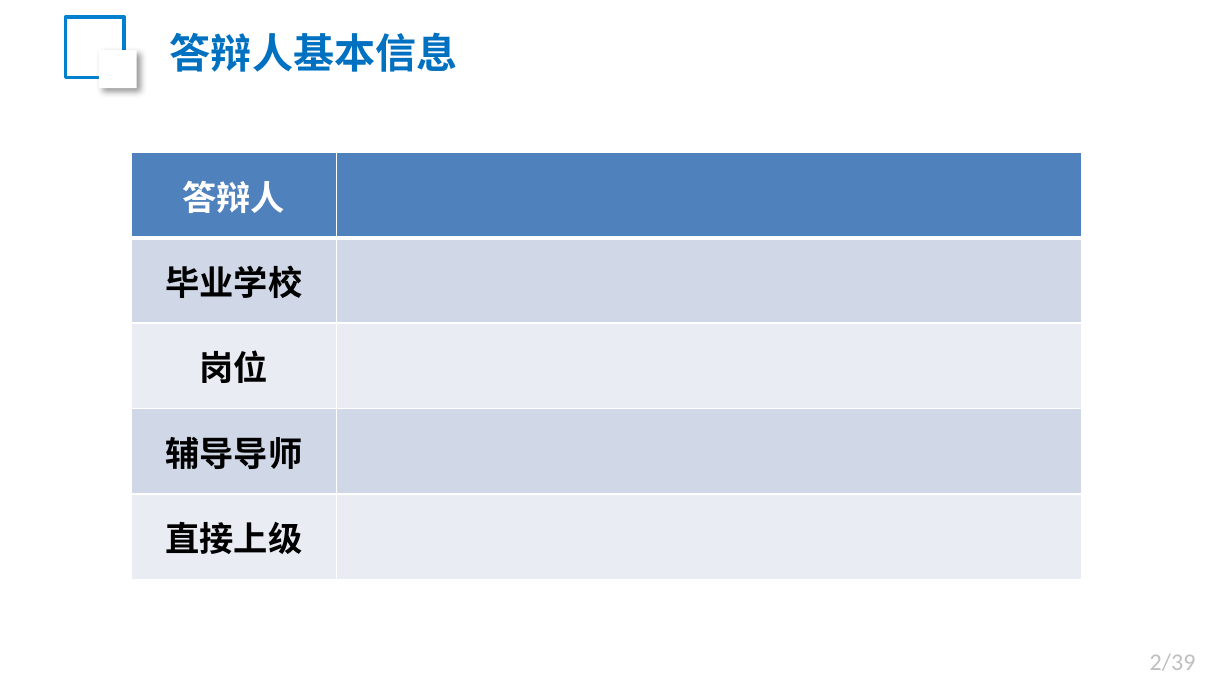
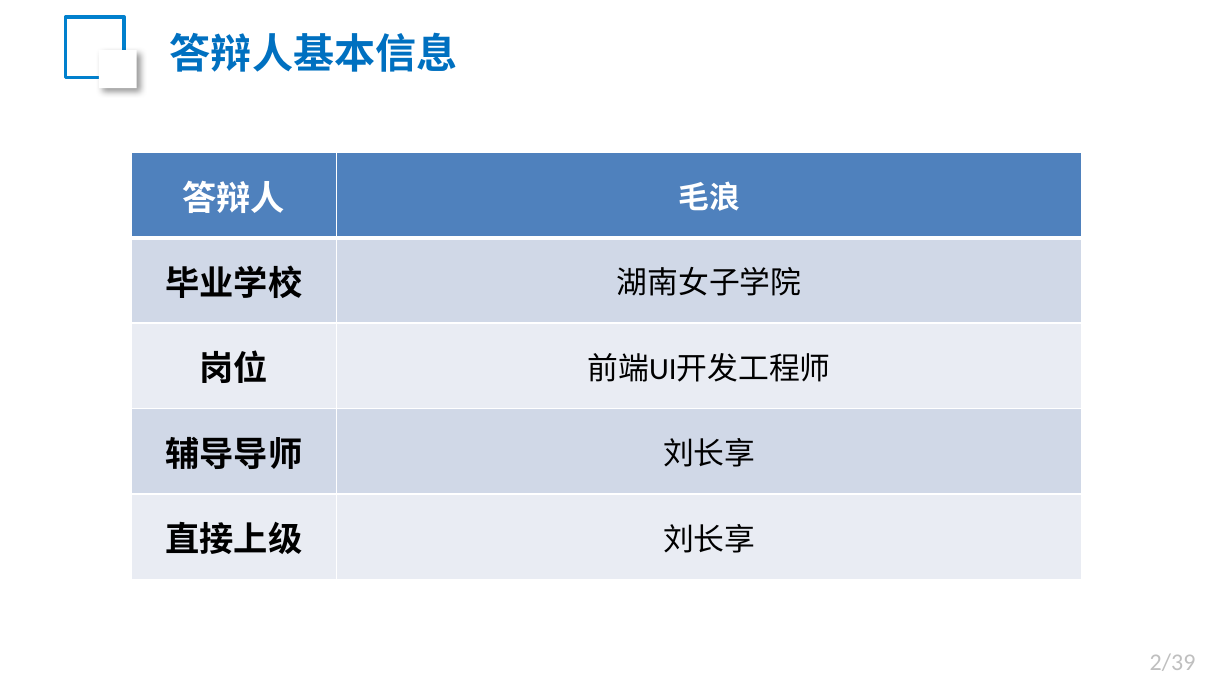
Before and after one commit to MaoLanghahaha/personal_notes, a slide deck: slide 2 of 2021校招新员工转正答辩模板.pptx. Drawn at 1232x693 pixels with LibreOffice and Linux fonts; fonts in the diff are those of the drawing; background and template pictures are left out. Boxes give left, top, right and bottom in pixels: in the first picture for what was removed or moved away, otherwise in the second. Text is boxed around its words. In the diff, an @@ line names an element or a change of style, - is before the commit and + after.

```diff
--- a/2021校招新员工转正答辩模板.pptx
+++ b/2021校招新员工转正答辩模板.pptx
@@ table at (131, 153, 1082, 579) @@
-row 1, column 2: 
+row 1, column 2: 毛浪
-row 2, column 2: 
+row 2, column 2: 湖南女子学院
-row 3, column 2: 
+row 3, column 2: 前端UI开发工程师
-row 4, column 2: 
+row 4, column 2: 刘长享
-row 5, column 2: 
+row 5, column 2: 刘长享
```
Also in this commit, not shown: 2 other slides changed, 3 slides added, 1 slide removed.
